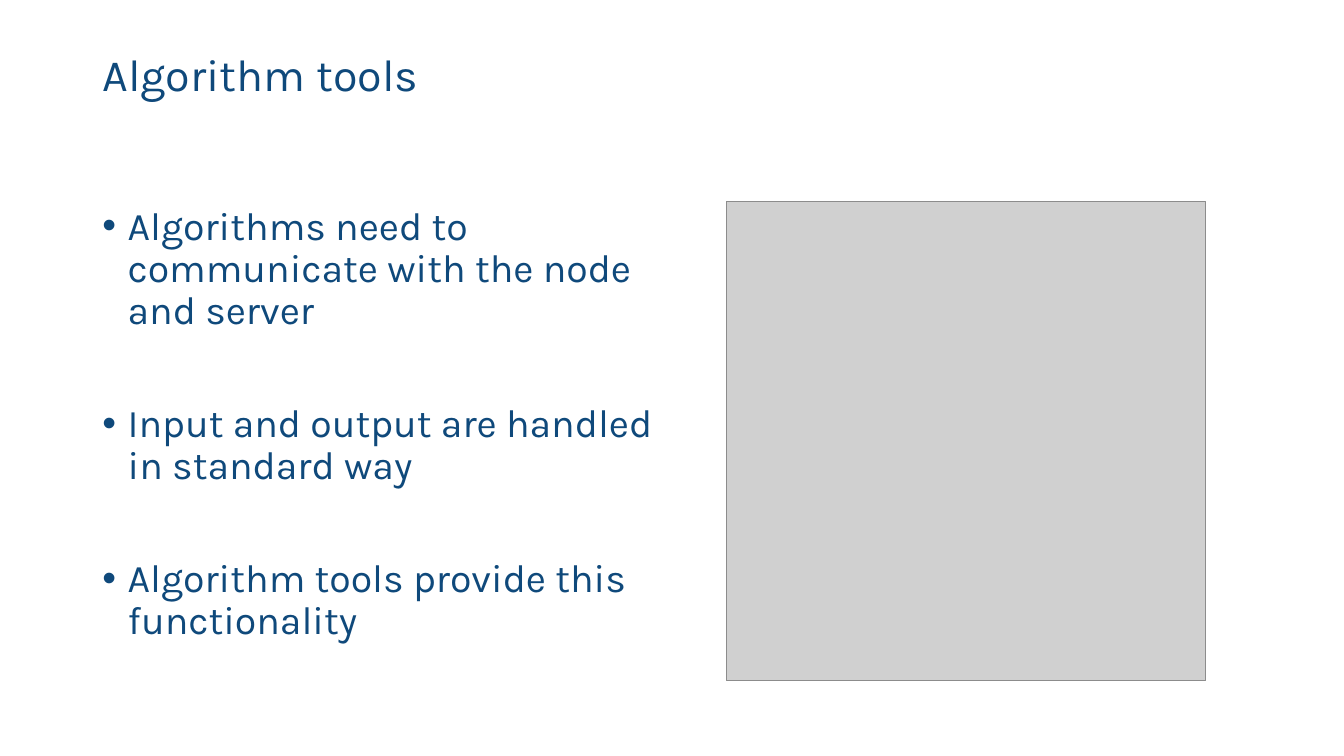
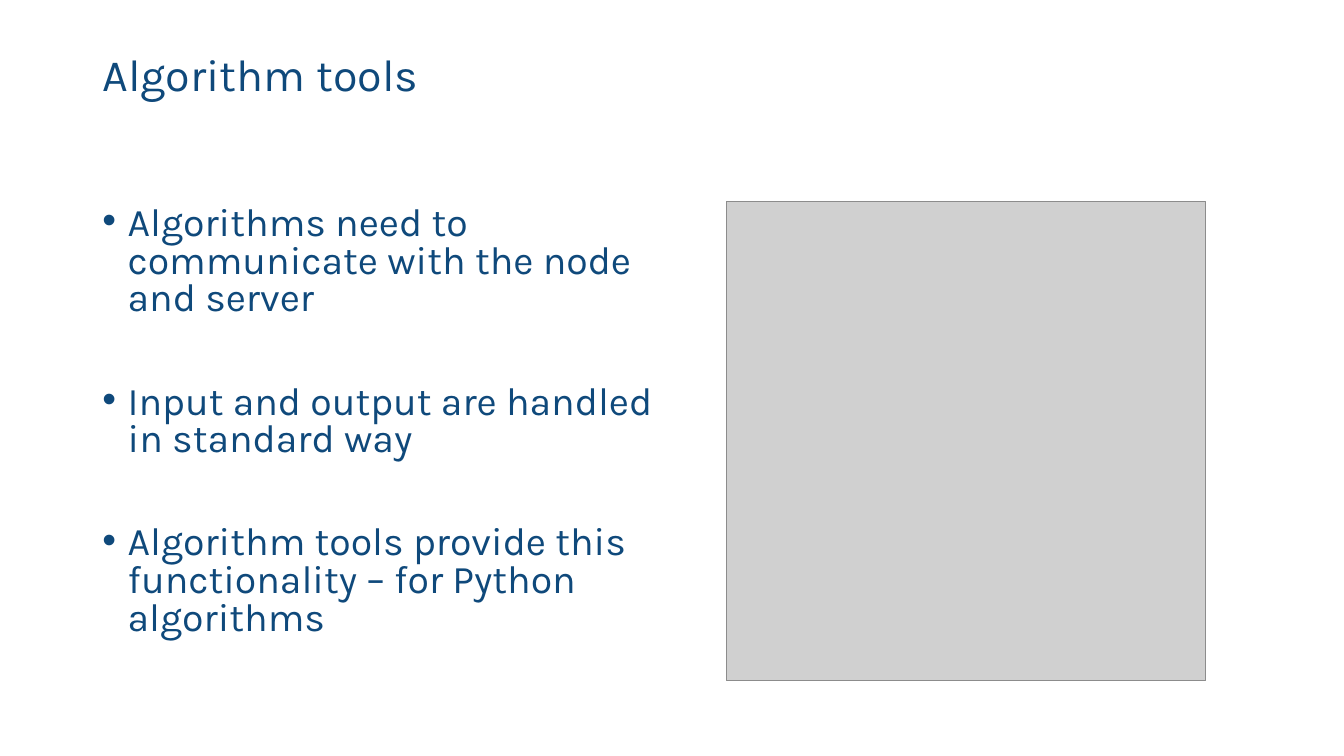
Before and after one commit to vantage6/vantage6-workshop, a slide deck: slide 3 of slides/chapter7_algorithm_development.pptx. Drawn at 1344x756 pixels with LibreOffice and Linux fonts; fonts in the diff are those of the drawing; grey boxes stand for pictures; background and template pictures are left out. Boxes give left, top, right and bottom in pixels: in the first picture for what was removed or moved away, otherwise in the second. Text is boxed around its words. In the diff, an @@ line names an element or a change of style, - is before the commit and + after.

```diff
--- a/slides/chapter7_algorithm_development.pptx
+++ b/slides/chapter7_algorithm_development.pptx
@@ text at [128,209,652,462]: line spacing 0.9 to 0.8 @@
@@ text at [128,528,626,641]: text changed @@
-• Algorithm tools provide this functionality
+• Algorithm tools provide this functionality – for Python algorithms
```
Also in this commit, not shown: 6 other slides changed, 2 slides added.
